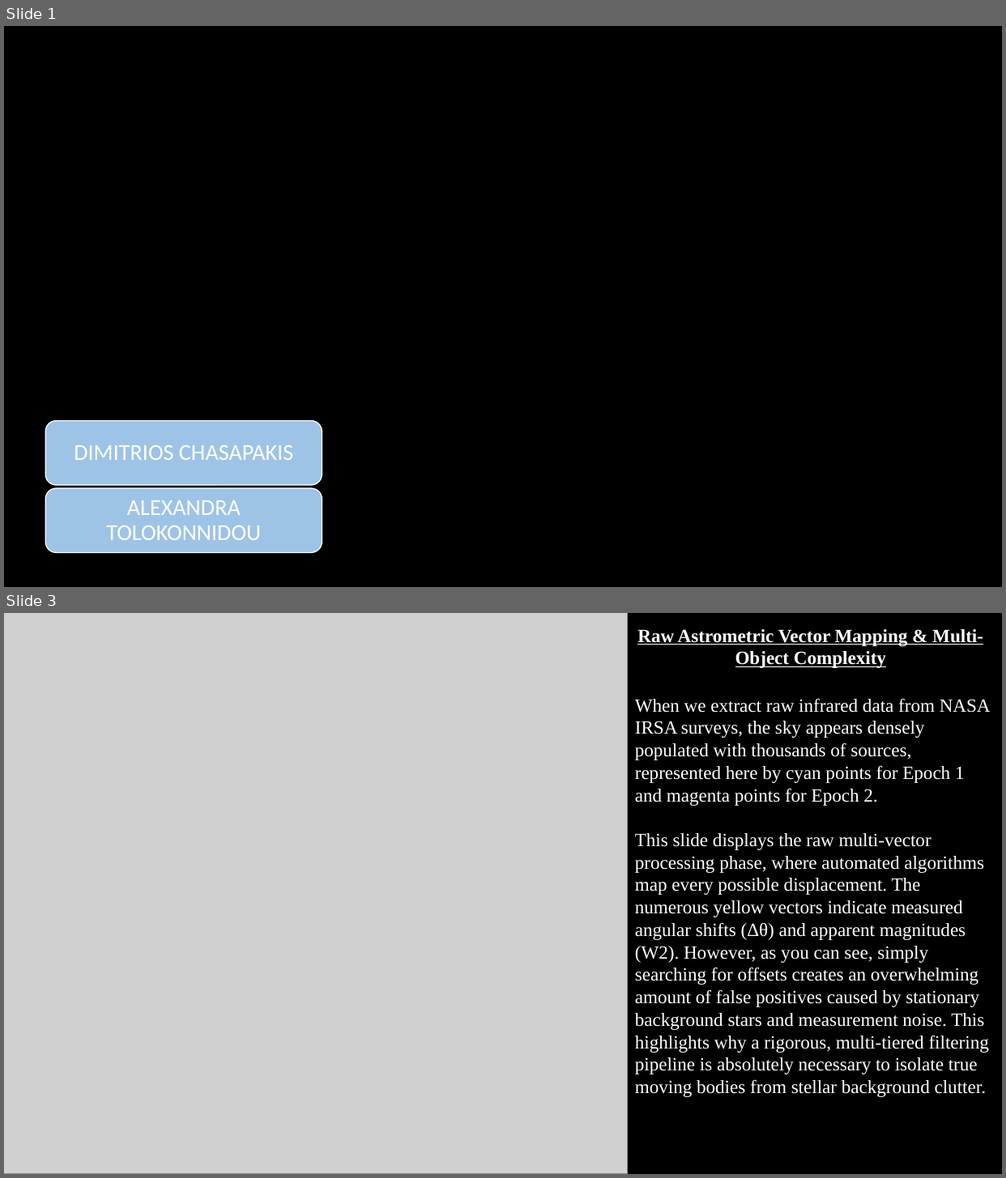
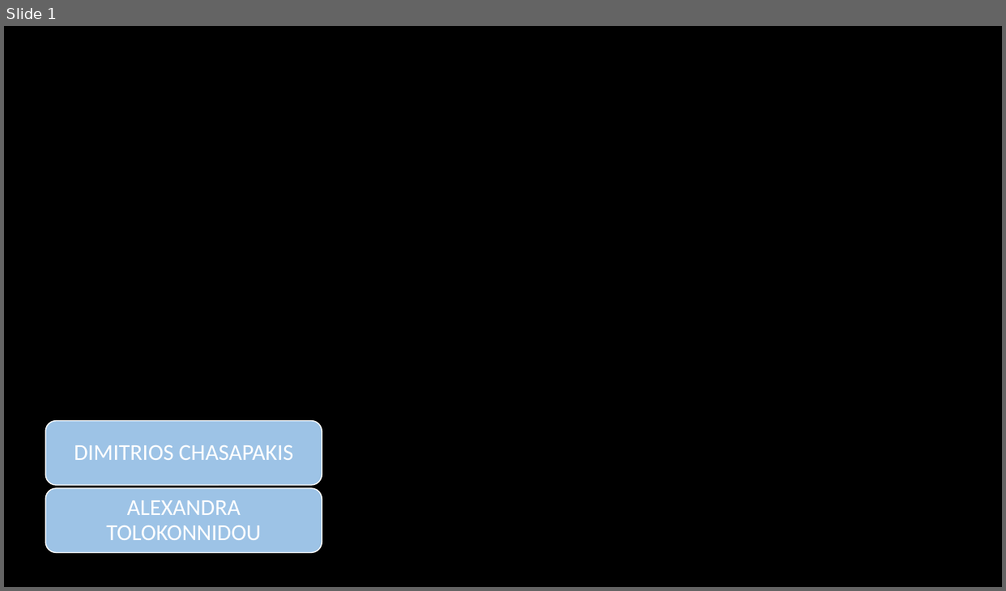
Before and after one commit to dimitrisxs/TNO-PlanetX-Detector, a slide deck: The X Finders.pptx. Shown one above the other, each under a label of ours: slides 1 and 3 before the commit, slide 1 after it; the slides between them are not shown. The pictures are 1006x1178 and 1006x591 pixels, drawn with LibreOffice and Linux fonts; fonts in the diff are those of the drawing; grey boxes stand for pictures; background and template pictures are left out. Boxes give left, top, right and bottom in pixels: in the first picture for what was removed or moved away, otherwise in the second. Text is boxed around its words. In the diff, an @@ line names an element or a change of style, - is before the commit and + after.

```diff
--- a/The X Finders.pptx
+++ b/The X Finders.pptx
@@ slide 3 removed at (4, 613, 1002, 1174), background #000000 @@
@@ picture removed at (4, 613, 628, 1174) @@
@@ text removed at (637, 629, 983, 668) @@
-Raw Astrometric Vector Mapping & Multi-Object Complexity
@@ text removed at (635, 698, 991, 1097) @@
-When we extract raw infrared data from NASA IRSA surveys, the sky appears densely populated with thousands of sources, represented here by cyan points for Epoch 1 and magenta points for Epoch 2.
-This slide displays the raw multi-vector processing phase, where automated algorithms map every possible displacement. The numerous yellow vectors indicate measured angular shifts (Δθ) and apparent magnitudes (W2). However, as you can see, simply searching for offsets creates an overwhelming amount of false positives caused by stationary background stars and measurement noise. This highlights why a rigorous, multi-tiered filtering pipeline is absolutely necessary to isolate true moving bodies from stellar background clutter.
```
Also in this commit, not shown: 2 other slides removed.
